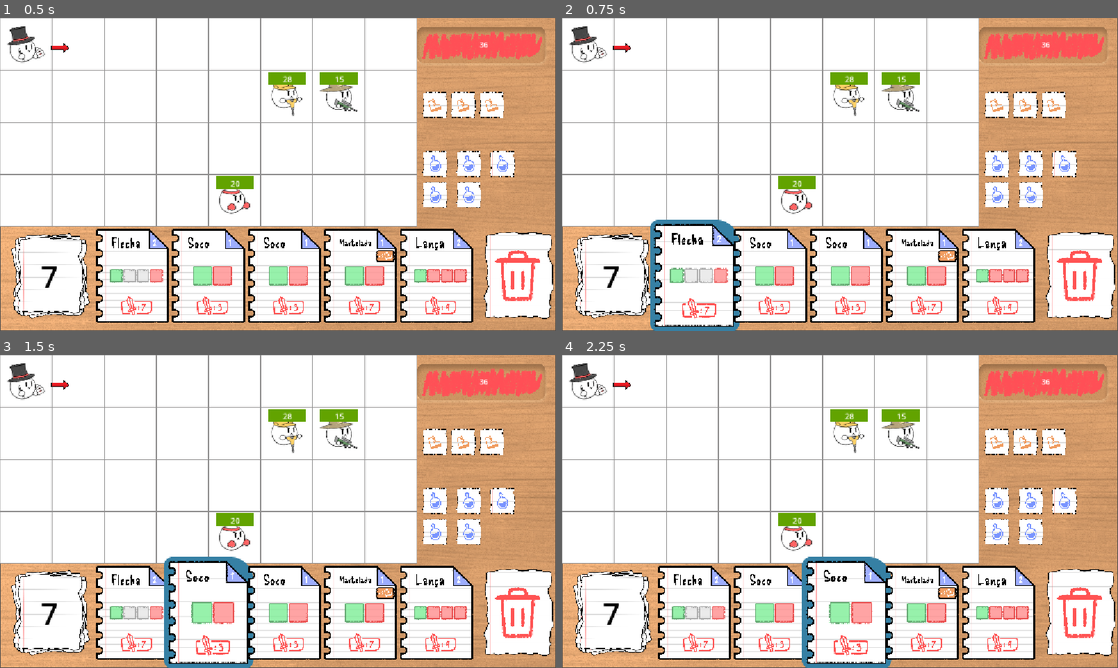
Above: before the commit, frames 1-4 (two rows, left to right).
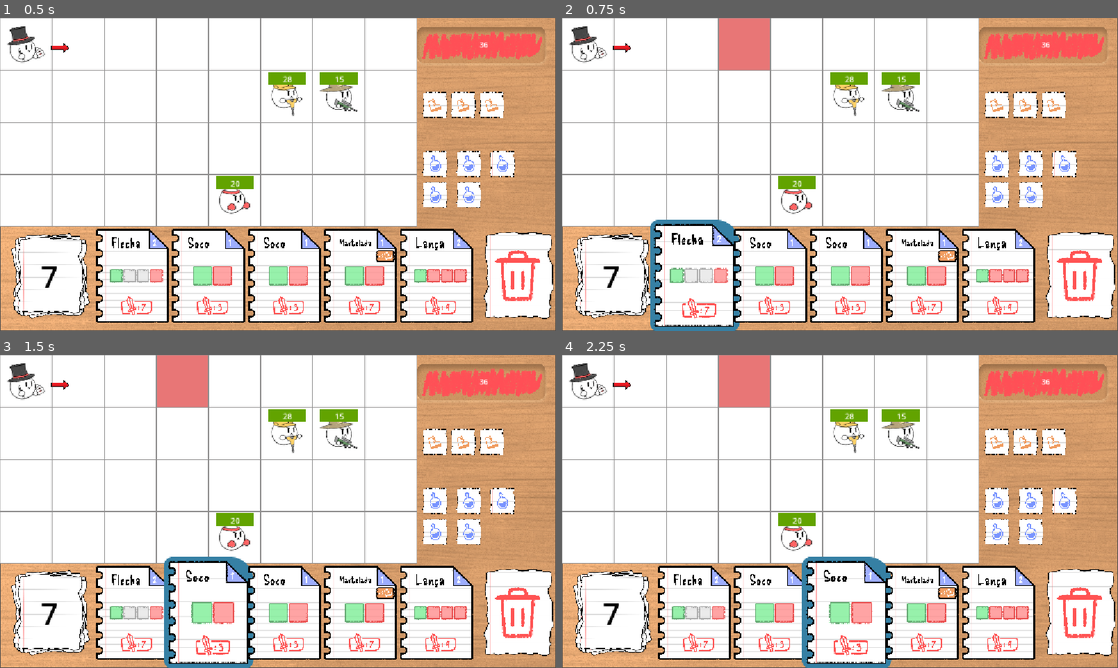
Above: after the commit, the same moments.

Repository: Gabico-Freitas/Grid-Card-Battle
Game: Godot game, scene res://battle.tscn
Same seed, same stepped clock (60 frames per second), same inputs: the game is played once before the commit and once after it.
Inputs (mouse positions are in pixels of both pictures, inside the frame that each line leads up to):
- Up to frame 1 (0.5 s): no input
- Up to frame 2 (0.75 s): click (695, 274) at 0.5 s
- Up to frame 3 (1.5 s): click (211, 611) at 1.25 s
- Up to frame 4 (2.25 s): click (845, 611) at 2 s

Frame 1 is identical in both runs. In frame 2, 1.5% of the frame differs, in the area x 28-38%, y 0-17%; in frame 3, 1.5%; in frame 4, 1.5%.

Commit message:
Attack preview highlight

Diff:
--- a/sketchbound/UI/CartasUI/hand_cards.gd
+++ b/sketchbound/UI/CartasUI/hand_cards.gd
@@ -21,18 +21,16 @@
 	var event = InputEventKey.new()
 	event.pressed = true
 	if card_ui.button_pressed:
-		match card_ui.card_data.id:
-			1: event.keycode = KEY_1
-			2: event.keycode = KEY_2
-			3: event.keycode = KEY_3
-			4: event.keycode = KEY_4
-			5: event.keycode = KEY_5
-		player.selected_card = card_ui.card_data
+		print(card_ui.pos_hand)
+		match card_ui.pos_hand + 1:
+			1: event.physical_keycode = KEY_1
+			2: event.physical_keycode = KEY_2
+			3: event.physical_keycode = KEY_3
+			4: event.physical_keycode = KEY_4
+			5: event.physical_keycode = KEY_5
 	else:
-		event.keycode = KEY_ESCAPE
-		player.selected_card = null
+		event.physical_keycode = KEY_ESCAPE
 	Input.parse_input_event(event)
-
 
 func update_hand(player_hand : Array[Card]):
 	deck_label()
--- a/sketchbound/scripts/grid.gd
+++ b/sketchbound/scripts/grid.gd
@@ -31,10 +31,11 @@
 	var pos = get_entity_pos(e)
 	return map_to_local(pos)
 
-func set_entity_pos(e:Entity, new_pos:Vector2i) -> void:
-	if(cell_content.has(new_pos) or !_cell_exists(new_pos)): return
+func set_entity_pos(e:Entity, new_pos:Vector2i) -> bool:
+	if(cell_content.has(new_pos) or !_cell_exists(new_pos)): return false
 	cell_content.erase(get_entity_pos(e))
 	cell_content[new_pos] = e
+	return true
 
 func erase_entity(e:Entity) -> void:
 	cell_content.erase(get_entity_pos(e))
@@ -42,41 +43,22 @@
 func move_up(e:Entity) -> bool:
 	var cell = get_entity_pos(e)
 	var up_cell = get_neighbor_cell(cell, TileSet.CELL_NEIGHBOR_TOP_SIDE)
-	if(_cell_exists(up_cell) and !cell_content.has(up_cell)):
-		set_entity_pos(e, up_cell)
-		return true
-	else:
-		return false
+	return set_entity_pos(e, up_cell)
 
 func move_right(e:Entity) -> bool:
 	var cell = get_entity_pos(e)
 	var right_cell = get_neighbor_cell(cell, TileSet.CELL_NEIGHBOR_RIGHT_SIDE)
-	if(_cell_exists(right_cell) and !cell_content.has(right_cell)):
-		set_entity_pos(e, right_cell)
-		return true
-	else:
-		return false
+	return set_entity_pos(e, right_cell)
 
 func move_down(e:Entity) -> bool:
 	var cell = get_entity_pos(e)
 	var down_cell = get_neighbor_cell(cell, TileSet.CELL_NEIGHBOR_BOTTOM_SIDE)
-	if(_cell_exists(down_cell) and !cell_content.has(down_cell)):
-		set_entity_pos(e, down_cell)
-		return true
-	else:
-		return false
+	return set_entity_pos(e, down_cell)
 
 func move_left(e:Entity) -> bool:
 	var cell = get_entity_pos(e)
 	var left_cell = get_neighbor_cell(cell, TileSet.CELL_NEIGHBOR_LEFT_SIDE)
-	if(_cell_exists(left_cell) and !cell_content.has(left_cell)):
-		set_entity_pos(e, left_cell)
-		return true
-	else:
-		return false
-
-func highlight_cell(pos:Vector2i) -> void:
-	set_cell(pos, 0, Vector2i(1, 0))
+	return set_entity_pos(e, left_cell)
 
 func path_to_player(e:Enemy) -> Array[Vector2i]:
 		astar.fill_solid_region(get_used_rect(), false)
@@ -90,5 +72,10 @@
 		path.pop_back()
 		return path
 
+func highlight_cell(pos:Vector2i, on:bool) -> void:
+	if(!_cell_exists(pos)): return
+	if(on): set_cell(pos, 0, Vector2i(1, 0))
+	else: set_cell(pos, 0, Vector2i(0, 0))
+
 func _cell_exists(cell:Vector2i) -> bool:
 	return get_cell_source_id(cell) != -1
--- a/sketchbound/scripts/player.gd
+++ b/sketchbound/scripts/player.gd
@@ -15,6 +15,7 @@
 
 var selected_card : Card = null
 var aim_direction := Direction.RIGHT
+var highlighted_cells:= []
 
 signal turn_ended
 signal moved(curr_moves: int, max_moves:int)
@@ -94,6 +95,7 @@
 func _handle_input_no_selected_card(event: InputEvent) -> void:
 	if (event.is_action_pressed("EndPlayerTurn")):
 		my_turn = false
+		_update_highlight_card_aof()
 		emit_signal("turn_ended")
 		return
 
@@ -122,32 +124,42 @@
 	if(event.is_action_pressed("SelectCard4")): selected_card_number = 4
 	if(event.is_action_pressed("SelectCard5")): selected_card_number = 5
 	var card
+	print(selected_card_number)
 	if(selected_card_number > 0 and selected_card_number <= hand.size()): card = hand.get(selected_card_number - 1)
-	if card != null: selected_card = card
+	if card != null:
+		print("SELECTED")
+		selected_card = card
+		_update_highlight_card_aof()
 
 func _handle_input_selected_card(event: InputEvent) -> void:
-	if(event.is_action_pressed("UnselectCard")): selected_card = null
+	if(event.is_action_pressed("UnselectCard")):
+		selected_card = null
+		_update_highlight_card_aof()
 
 	if(event.is_action_pressed("AimUp")):
 		aim_direction = Direction.UP
+		_update_highlight_card_aof()
 		$seta_dir.visible = false
 		$seta_baixo.visible = false
 		$seta_cima.visible = true
 		$seta_esq.visible = false
 	if(event.is_action_pressed("AimRight")):
 		aim_direction = Direction.RIGHT
+		_update_highlight_card_aof()
 		$seta_dir.visible = true
 		$seta_baixo.visible = false
 		$seta_cima.visible = false
 		$seta_esq.visible = false
 	if(event.is_action_pressed("AimDown")):
 		aim_direction = Direction.DOWN
+		_update_highlight_card_aof()
 		$seta_dir.visible = false
 		$seta_baixo.visible = true
 		$seta_cima.visible = false
 		$seta_esq.visible = false
 	if(event.is_action_pressed("AimLeft")):
 		aim_direction = Direction.LEFT
+		_update_highlight_card_aof()
 		$seta_dir.visible = false
 		$seta_baixo.visible = false
 		$seta_cima.visible = false
@@ -156,6 +168,26 @@
 	if(event.is_action_pressed("UseCard")):
 		_use_card(selected_card, aim_direction)
 		selected_card = null
+		_update_highlight_card_aof()
+
+func _update_highlight_card_aof() -> void:
+	for cell in highlighted_cells:
+		grid.highlight_cell(cell, false)
+	highlighted_cells.clear()
+	if selected_card == null: return
+
+	var aof
+	match aim_direction:
+		Direction.UP: aof = selected_card.get_aof_up()
+		Direction.RIGHT: aof = selected_card.get_aof_right()
+		Direction.DOWN: aof = selected_card.get_aof_down()
+		Direction.LEFT: aof = selected_card.get_aof_left()
+
+	var my_pos = grid.get_entity_pos(self)
+	for tile in aof:
+		var target_cell = my_pos + tile
+		grid.highlight_cell(target_cell, true)
+		highlighted_cells.append(target_cell)
 
 enum Direction {
 	UP,
Renamed: sketchbound/arrow_card.gd -> sketchbound/scripts/arrow_card.gd
Renamed: sketchbound/arrow_card.gd.uid -> sketchbound/scripts/arrow_card.gd.uid
Renamed: sketchbound/global_data.gd -> sketchbound/scripts/global_data.gd
Renamed: sketchbound/global_data.gd.uid -> sketchbound/scripts/global_data.gd.uid
Renamed: sketchbound/hammer_card.gd -> sketchbound/scripts/hammer_card.gd
Renamed: sketchbound/hammer_card.gd.uid -> sketchbound/scripts/hammer_card.gd.uid
Renamed: sketchbound/slash_card.gd -> sketchbound/scripts/slash_card.gd
Renamed: sketchbound/slash_card.gd.uid -> sketchbound/scripts/slash_card.gd.uid
Renamed: sketchbound/spear_card.gd -> sketchbound/scripts/spear_card.gd
Renamed: sketchbound/spear_card.gd.uid -> sketchbound/scripts/spear_card.gd.uid
